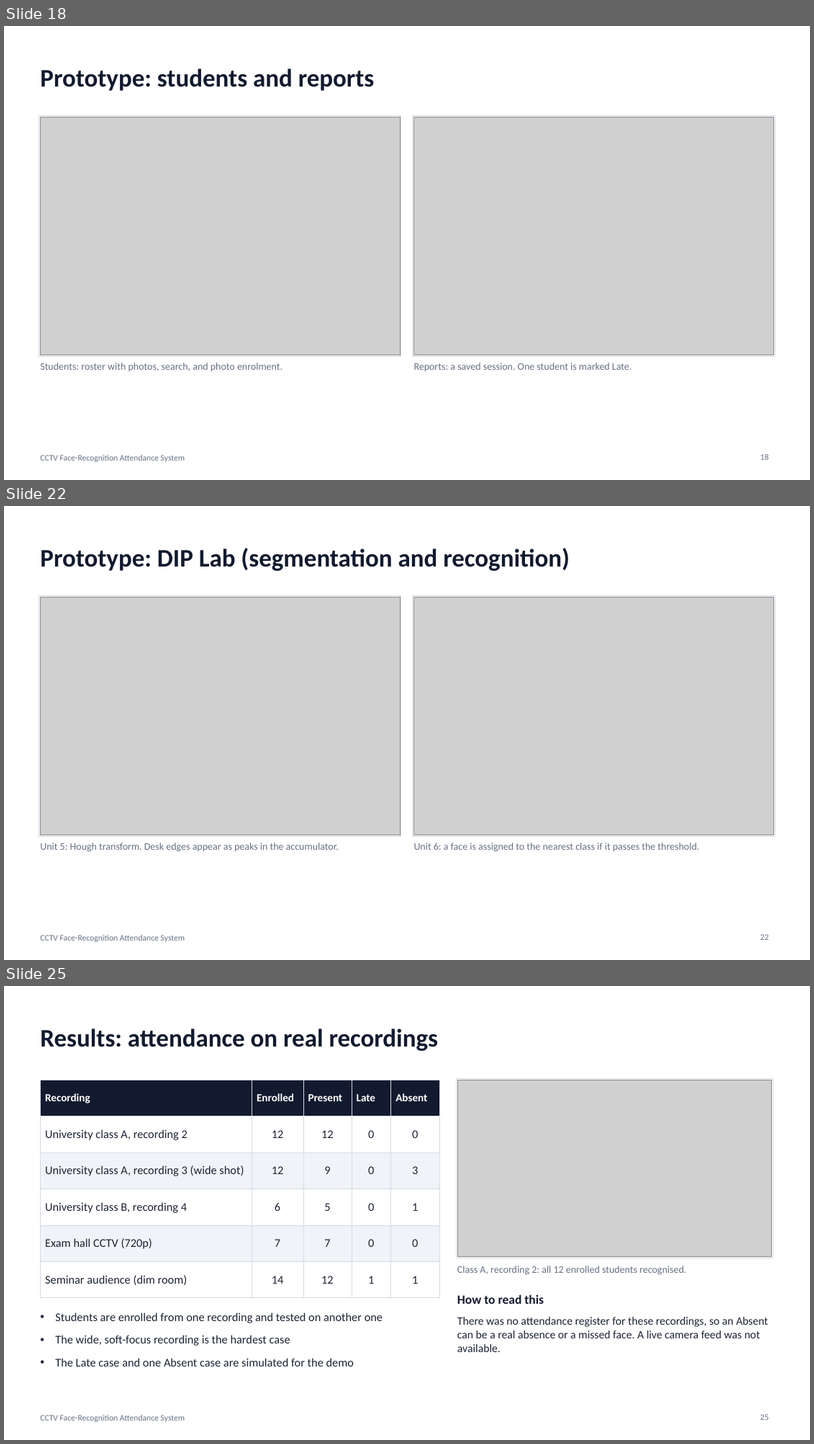
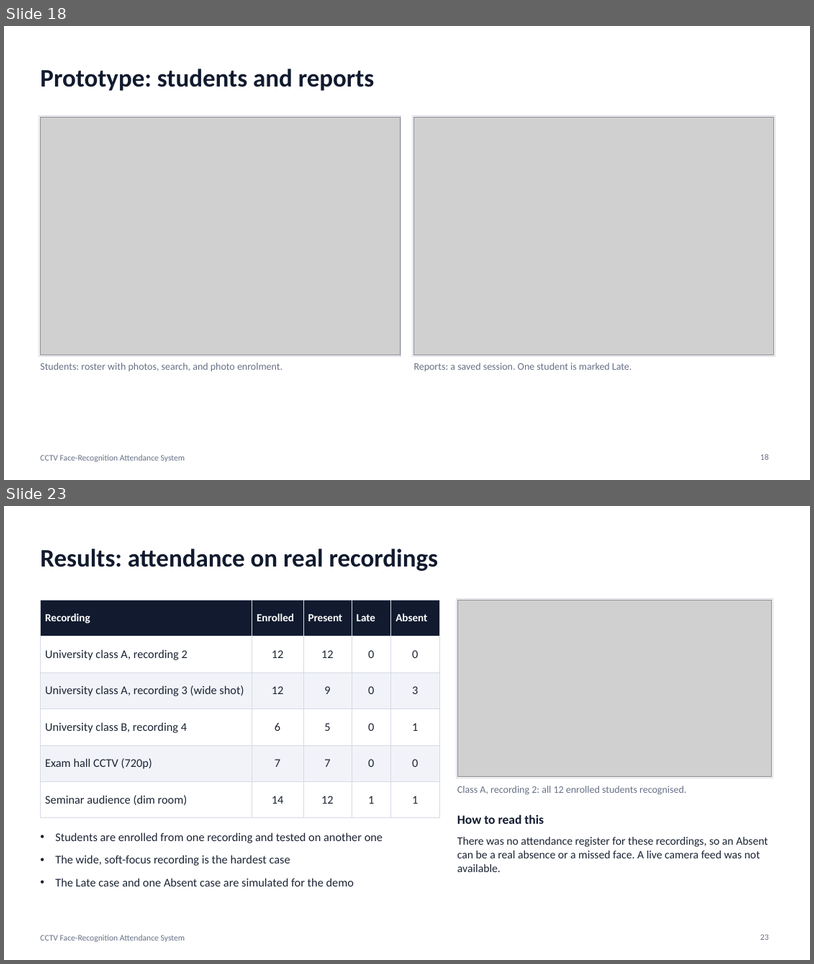
Before and after one commit to anoopsinghrru/cctv-based-attendence-, a slide deck: docs/DIP_Project_Presentation.pptx. Shown one above the other, each under a label of ours: slides 18, 22 and 25 before the commit, slides 18 and 23 after it; the slides between them are not shown. The pictures are 814x1444 and 814x964 pixels, drawn with LibreOffice and Linux fonts; fonts in the diff are those of the drawing; grey boxes stand for pictures. Boxes give left, top, right and bottom in pixels: in the first picture for what was removed or moved away, otherwise in the second. Text is boxed around its words. In the diff, an @@ line names an element or a change of style, - is before the commit and + after.

```diff
--- a/docs/DIP_Project_Presentation.pptx
+++ b/docs/DIP_Project_Presentation.pptx
@@ slide 22 removed at (x1=4, y1=506, x2=810, y2=960), background #FFFFFF; not listed: 1 template element that a slide beside it also shows @@
@@ title removed at (x1=40, y1=548, x2=570, y2=571) @@
-Prototype: DIP Lab (segmentation and recognition)
@@ rectangle removed at (x1=39, y1=595, x2=401, y2=836) @@
@@ picture removed at (x1=40, y1=597, x2=400, y2=835) @@
@@ rectangle removed at (x1=413, y1=595, x2=775, y2=836) @@
@@ picture removed at (x1=414, y1=597, x2=774, y2=835) @@
@@ text removed at (x1=40, y1=842, x2=339, y2=852) @@
-Unit 5: Hough transform. Desk edges appear as peaks in the accumulator.
@@ text removed at (x1=414, y1=842, x2=700, y2=852) @@
-Unit 6: a face is assigned to the nearest class if it passes the threshold.
@@ page number removed at (x1=761, y1=934, x2=769, y2=939) @@
-22
@@ what was slide 25 is now slide 23 @@
```
Also in this commit, not shown: 5 slides changed, 3 slides added, 4 other slides removed, 34 other files.
